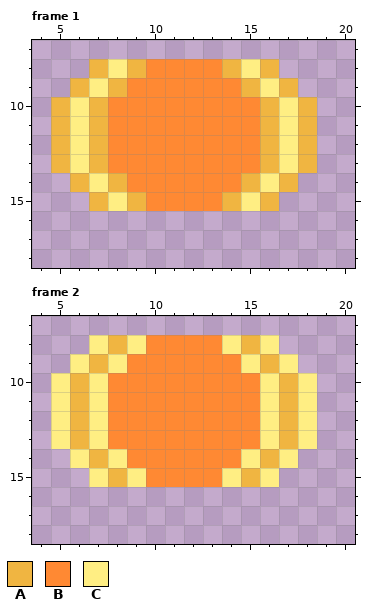
Two states of a pixel-art file, assets/art/player/sammi/dash.aseprite. The picture above was drawn from the file before the commit.
24x24 pixels, 2 frames. Shown: frame 1: x 4..20, y 7..18; frame 2: x 4..20, y 7..18.
Palette (. is transparent): A #f0b541  B #ff8933  C #ffee83
Pixels before, frame 1, first column x 5:
 8 ..ACABBBBACA..
 9 .ACABBBBBBACA.
10 ACABBBBBBBBACA
11 ACABBBBBBBBACA
12 ACABBBBBBBBACA
13 ACABBBBBBBBACA
14 .ACABBBBBBACA.
15 ..ACABBBBACA..
Pixels before, frame 2, first column x 5:
 8 ..CACBBBBCAC..
 9 .CACBBBBBBCAC.
10 CACBBBBBBBBCAC
11 CACBBBBBBBBCAC
12 CACBBBBBBBBCAC
13 CACBBBBBBBBCAC
14 .CACBBBBBBCAC.
15 ..CACBBBBCAC..
Now the later version:
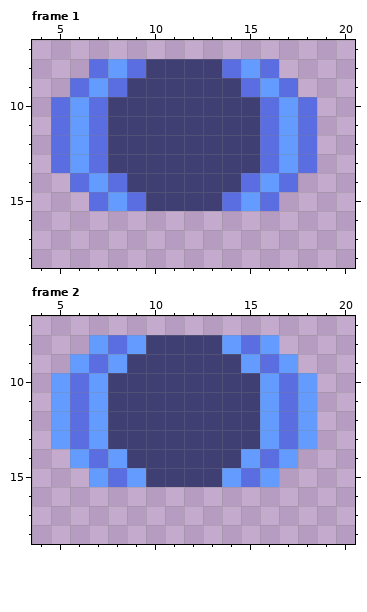
From old to new:
{"colour":"A","old":"#f0b541","new":"#5b6ee1"}
{"colour":"B","old":"#ff8933","new":"#3f3f74"}
{"colour":"C","old":"#ffee83","new":"#639bff"}
{"label":"changed","picture_box":[51,59,317,211]}
{"label":"changed","picture_box":[51,335,317,487]}
